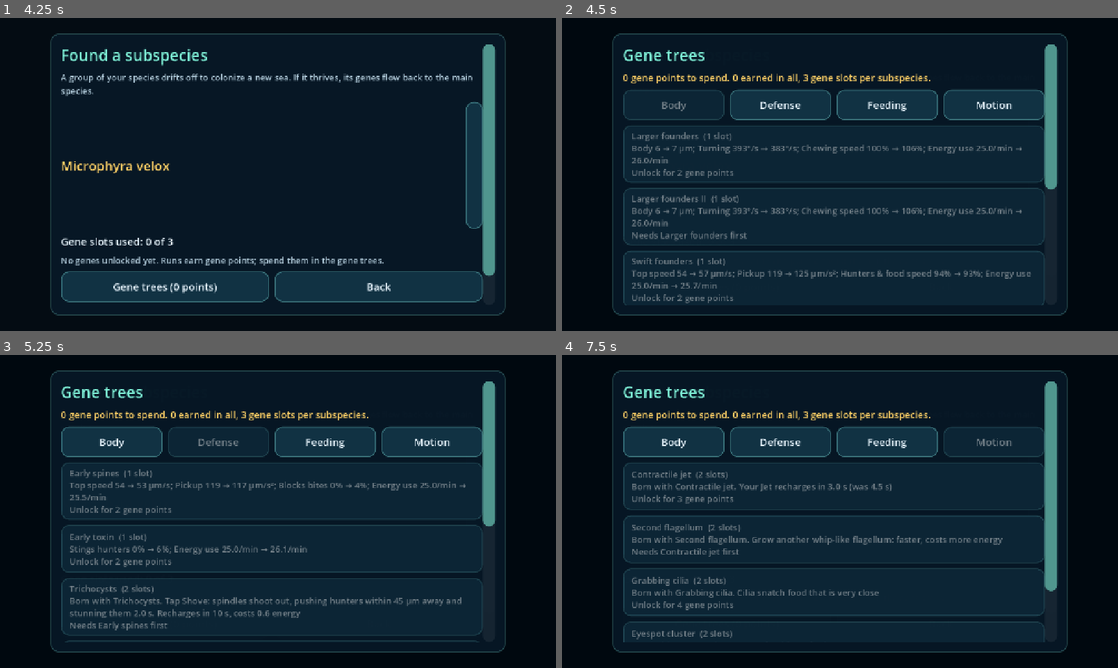
Above: before the commit, frames 1-4 (two rows, left to right).
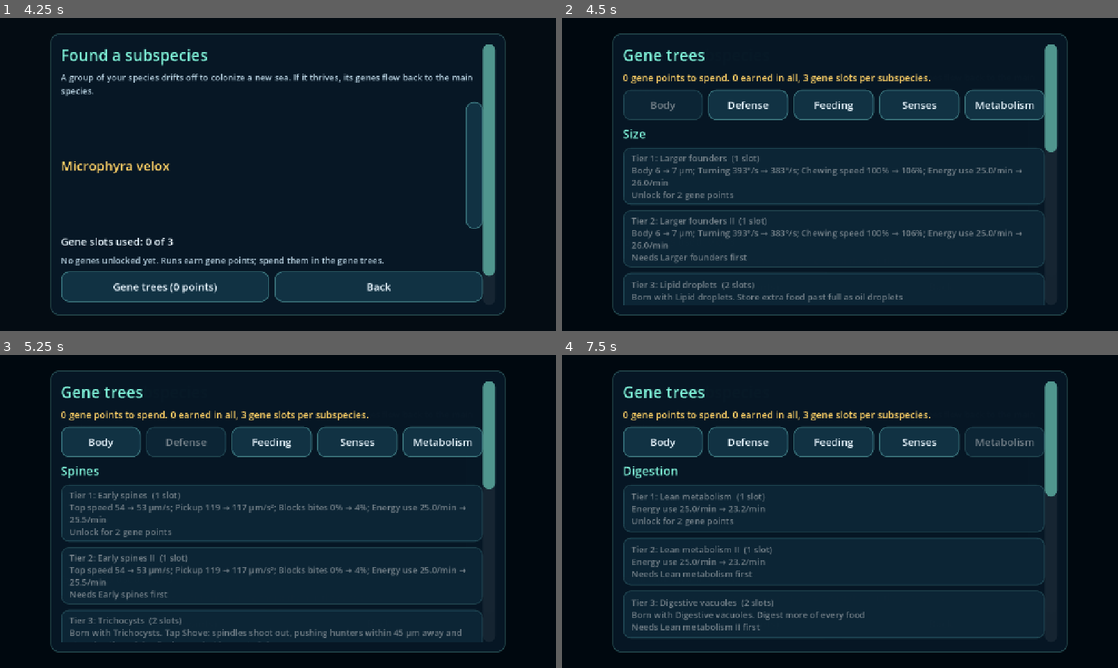
Above: after the commit, the same moments.

Repository: drag0nblad3/Sporelike-
Game: Godot game, scene res://scenes/main.tscn
The game is run twice, just before and just after one commit, with the same random seed, the same clock (stepped at 60 frames per second) and the same inputs.
Inputs (mouse positions are in pixels of both pictures, inside the frame that each line leads up to):
- Up to frame 1 (4.25 s): click "New subspecies" at 0.5 s; click "New name" at 1.25 s; click "New name" at 2 s; click "Begin the run" at 2.75 s; click "Begin the run" at 3.5 s
- Up to frame 2 (4.5 s): click "Gene trees (0 points)" at 4.25 s
- Up to frame 3 (5.25 s): click "Defense" at 5 s
- Up to frame 4 (7.5 s): click "Body" at 5.75 s; click "Feeding" at 6.5 s; click (995, 442) at 7.25 s, where only the run before the commit has a clickable "Motion"

Frame 1 is identical in both runs. In frame 2, 8.4% of the frame differs, in the area x 11-89%, y 22-92%; in frame 3, 8.6%; in frame 4, 8.0%.

Commit message:
Even out the gene trees: five trees, two branches of four tiers each
Body (Size, Speed), Defense (Spines, Toxin), Feeding (Plants, Prey),
Senses (Sight, Reflexes) and Metabolism (Digestion, Chewing). Every
branch runs two stat nudges (1 slot, 2 and 4 points) then two
organelles or a body form (2 slots, 6 and 8 points), so each tree offers
the same choices and value. Each of the five body forms caps one branch;
a subspecies takes at most one form. Evolving an organelle in a run banks
every gene of that organelle up to the level reached.

Co-Authored-By: Claude Opus 5.5 <noreply@anthropic.com>
Claude-Session: https://claude.ai/code/session_01LRZhx3PtBpSDaLwJ1irrCk

Diff:
--- a/scripts/core/gene_bank.gd
+++ b/scripts/core/gene_bank.gd
@@ -26,7 +26,7 @@
 	bank.points = int(data.get("points", 0))
 	bank.lifetime = int(data.get("lifetime", 0))
 	for raw in data.get("unlocked", []):
-		if GeneCatalog.ALL.has(str(raw)):
+		if GeneCatalog.exists(str(raw)):
 			bank.unlocked.append(str(raw))
 	for raw in data.get("last_loadout", []):
 		if bank.has(str(raw)):
@@ -54,17 +54,16 @@
 ## Whether this gene can be bought now: not owned, its parent owned, and
 ## enough points.
 func can_unlock(id: String) -> bool:
-	var row := GeneCatalog.info(id)
-	if row.is_empty() or has(id):
+	if not GeneCatalog.exists(id) or has(id):
 		return false
-	var needs: String = row["needs"]
-	return (needs == "" or has(needs)) and points >= int(row["cost"])
+	var needs := GeneCatalog.needs(id)
+	return (needs == "" or has(needs)) and points >= GeneCatalog.cost(id)
 
 
 func unlock(id: String) -> bool:
 	if not can_unlock(id):
 		return false
-	points -= int(GeneCatalog.info(id)["cost"])
+	points -= GeneCatalog.cost(id)
 	unlocked.append(id)
 	return true
 
@@ -77,8 +76,8 @@
 	lifetime += earned
 	var fresh: Array[String] = []
 	for f in evolved.features:
-		var id := GeneCatalog.for_feature(str(f))
-		if id != "" and not has(id):
-			unlocked.append(id)
-			fresh.append(id)
+		for id in GeneCatalog.for_feature(str(f), evolved.feature(str(f))):
+			if not has(id):
+				unlocked.append(id)
+				fresh.append(id)
 	return fresh
--- a/scripts/core/gene_catalog.gd
+++ b/scripts/core/gene_catalog.gd
@@ -1,104 +1,149 @@
 class_name GeneCatalog
 extends RefCounted
-## Every gene a subspecies can be founded with, in four trees. A gene is
-## either a starting stat nudge (1 slot) or an organelle the founders are
-## born with (2 slots). Each gene costs gene points to unlock in the
-## GeneBank and may need another gene in its tree first.
+## Every gene a subspecies can be founded with. Five trees, each with two
+## branches of four tiers, so every tree offers the same choices and value:
+## tiers 1 and 2 are starting stat nudges (1 slot), tiers 3 and 4 are
+## organelles or a body form the founders are born with (2 slots). Each
+## tier costs the same gene points in every tree and needs the tier below.
 
-const TREES := ["body", "defense", "feeding", "motion"]
+const TREES := ["body", "defense", "feeding", "senses", "metabolism"]
 const TREE_NAMES := {"body": "Body", "defense": "Defense", "feeding": "Feeding",
-	"motion": "Motion"}
-
-## id -> {tree, label, cost, needs, and one of trait/amount, feature, efficiency}
-const ALL := {
-	"big_1": {"tree": "body", "label": "Larger founders", "cost": 2, "needs": "",
-		"trait": "size", "amount": 0.06},
-	"big_2": {"tree": "body", "label": "Larger founders II", "cost": 4, "needs": "big_1",
-		"trait": "size", "amount": 0.06},
-	"swift_1": {"tree": "body", "label": "Swift founders", "cost": 2, "needs": "",
-		"trait": "speed", "amount": 0.06},
-	"swift_2": {"tree": "body", "label": "Swift founders II", "cost": 4, "needs": "swift_1",
-		"trait": "speed", "amount": 0.06},
-	"nimble_1": {"tree": "body", "label": "Nimble founders", "cost": 2, "needs": "",
-		"trait": "agility", "amount": 0.06},
-	"keen_1": {"tree": "body", "label": "Keen founders", "cost": 2, "needs": "",
-		"trait": "sense", "amount": 0.06},
-	"spines_1": {"tree": "defense", "label": "Early spines", "cost": 2, "needs": "",
-		"trait": "armor", "amount": 0.08},
-	"venom_1": {"tree": "defense", "label": "Early toxin", "cost": 2, "needs": "",
-		"trait": "toxin", "amount": 0.08},
-	"trichocysts": {"tree": "defense", "label": "Trichocysts", "cost": 5, "needs": "spines_1",
-		"feature": "trichocysts"},
-	"sticky_coat": {"tree": "defense", "label": "Mucus coat", "cost": 4, "needs": "spines_1",
-		"feature": "sticky_coat"},
-	"toxicysts": {"tree": "defense", "label": "Toxicysts", "cost": 5, "needs": "venom_1",
-		"feature": "toxicysts"},
-	"flash": {"tree": "defense", "label": "Scintillons", "cost": 5, "needs": "",
-		"feature": "flash"},
-	"grazer": {"tree": "feeding", "label": "Grazer gut", "cost": 2, "needs": "",
-		"trait": "diet", "amount": -0.1},
-	"hunter_gut": {"tree": "feeding", "label": "Hunter gut", "cost": 2, "needs": "",
-		"trait": "diet", "amount": 0.1},
-	"jaw_1": {"tree": "feeding", "label": "Firm mouth", "cost": 2, "needs": "",
-		"trait": "jaw", "amount": 0.08},
-	"lean_1": {"tree": "feeding", "label": "Lean metabolism", "cost": 3, "needs": "",
-		"efficiency": 0.25},
-	"gut_lining": {"tree": "feeding", "label": "Digestive vacuoles", "cost": 3, "needs": "",
-		"feature": "gut_lining"},
-	"fat_store": {"tree": "feeding", "label": "Lipid droplets", "cost": 3, "needs": "",
-		"feature": "fat_store"},
-	"chloroplasts": {"tree": "feeding", "label": "Chloroplasts", "cost": 6, "needs": "grazer",
-		"feature": "chloroplasts"},
-	"vent_symbionts": {"tree": "feeding", "label": "Vent symbionts", "cost": 6,
-		"needs": "gut_lining", "feature": "vent_symbionts"},
-	"food_scent": {"tree": "feeding", "label": "Chemoreceptors", "cost": 5,
-		"needs": "gut_lining", "feature": "food_scent"},
-	"jet": {"tree": "motion", "label": "Contractile jet", "cost": 3, "needs": "",
-		"feature": "jet"},
-	"tail_bud": {"tree": "motion", "label": "Second flagellum", "cost": 5, "needs": "jet",
-		"feature": "tail_bud"},
-	"grabbing_cilia": {"tree": "motion", "label": "Grabbing cilia", "cost": 4, "needs": "",
-		"feature": "grabbing_cilia"},
-	"eye_cluster": {"tree": "motion", "label": "Eyespot cluster", "cost": 4,
-		"needs": "grabbing_cilia", "feature": "eye_cluster"},
+	"senses": "Senses", "metabolism": "Metabolism"}
+## tree -> two branches of [name, four gene ids from tier 1 to 4].
+const BRANCHES := {
+	"body": [["Size", ["big_1", "big_2", "fat_store", "form_amoeboid"]],
+		["Speed", ["swift_1", "swift_2", "tail_bud", "form_rod"]]],
+	"defense": [["Spines", ["spines_1", "spines_2", "trichocysts", "form_shelled"]],
+		["Toxin", ["venom_1", "venom_2", "toxicysts", "toxicysts_2"]]],
+	"feeding": [["Plants", ["grazer_1", "grazer_2", "chloroplasts", "form_disc"]],
+		["Prey", ["hunter_1", "hunter_2", "sticky_coat", "food_scent"]]],
+	"senses": [["Sight", ["keen_1", "keen_2", "eye_cluster", "flash"]],
+		["Reflexes", ["nimble_1", "nimble_2", "jet", "form_spiral"]]],
+	"metabolism": [["Digestion", ["lean_1", "lean_2", "gut_lining", "vent_symbionts"]],
+		["Chewing", ["jaw_1", "jaw_2", "grabbing_cilia", "gut_lining_2"]]],
+}
+## Gene points and slots by tier (1 to 4).
+const COST := [2, 4, 6, 8]
+const SLOTS := [1, 1, 2, 2]
+## id -> [label, kind ("trait", "feature" or "efficiency"), what, amount].
+## Feature amounts are the level the founders are born with.
+const GENES := {
+	"big_1": ["Larger founders", "trait", "size", 0.06],
+	"big_2": ["Larger founders II", "trait", "size", 0.06],
+	"swift_1": ["Swift founders", "trait", "speed", 0.06],
+	"swift_2": ["Swift founders II", "trait", "speed", 0.06],
+	"spines_1": ["Early spines", "trait", "armor", 0.08],
+	"spines_2": ["Early spines II", "trait", "armor", 0.08],
+	"venom_1": ["Early toxin", "trait", "toxin", 0.08],
+	"venom_2": ["Early toxin II", "trait", "toxin", 0.08],
+	"grazer_1": ["Grazer gut", "trait", "diet", -0.08],
+	"grazer_2": ["Grazer gut II", "trait", "diet", -0.08],
+	"hunter_1": ["Hunter gut", "trait", "diet", 0.08],
+	"hunter_2": ["Hunter gut II", "trait", "diet", 0.08],
+	"keen_1": ["Keen founders", "trait", "sense", 0.06],
+	"keen_2": ["Keen founders II", "trait", "sense", 0.06],
+	"nimble_1": ["Nimble founders", "trait", "agility", 0.06],
+	"nimble_2": ["Nimble founders II", "trait", "agility", 0.06],
+	"jaw_1": ["Firm mouth", "trait", "jaw", 0.08],
+	"jaw_2": ["Firm mouth II", "trait", "jaw", 0.08],
+	"lean_1": ["Lean metabolism", "efficiency", "", 0.15],
+	"lean_2": ["Lean metabolism II", "efficiency", "", 0.15],
+	"fat_store": ["Lipid droplets", "feature", "fat_store", 1],
+	"tail_bud": ["Second flagellum", "feature", "tail_bud", 1],
+	"trichocysts": ["Trichocysts", "feature", "trichocysts", 1],
+	"toxicysts": ["Toxicysts", "feature", "toxicysts", 1],
+	"toxicysts_2": ["Toxicysts II", "feature", "toxicysts", 2],
+	"chloroplasts": ["Chloroplasts", "feature", "chloroplasts", 1],
+	"sticky_coat": ["Mucus coat", "feature", "sticky_coat", 1],
+	"food_scent": ["Chemoreceptors", "feature", "food_scent", 1],
+	"eye_cluster": ["Eyespot cluster", "feature", "eye_cluster", 1],
+	"flash": ["Scintillons", "feature", "flash", 1],
+	"jet": ["Contractile jet", "feature", "jet", 1],
+	"gut_lining": ["Digestive vacuoles", "feature", "gut_lining", 1],
+	"gut_lining_2": ["Digestive vacuoles II", "feature", "gut_lining", 2],
+	"vent_symbionts": ["Vent symbionts", "feature", "vent_symbionts", 1],
+	"grabbing_cilia": ["Grabbing cilia", "feature", "grabbing_cilia", 1],
+	"form_amoeboid": ["Amoeboid form", "feature", "form_amoeboid", 1],
+	"form_rod": ["Rod form", "feature", "form_rod", 1],
+	"form_shelled": ["Shelled form", "feature", "form_shelled", 1],
+	"form_disc": ["Disc form", "feature", "form_disc", 1],
+	"form_spiral": ["Spiral form", "feature", "form_spiral", 1],
 }
 
 
-static func info(id: String) -> Dictionary:
-	return ALL.get(id, {})
+static func exists(id: String) -> bool:
+	return GENES.has(id)
 
 
-static func in_tree(tree: String) -> Array[String]:
+static func count() -> int:
+	return GENES.size()
+
+
+static func label(id: String) -> String:
+	return str(GENES[id][0]) if exists(id) else id
+
+
+## Tier 1 to 4, from the gene's place in its branch.
+static func tier(id: String) -> int:
+	for tree in BRANCHES:
+		for branch in BRANCHES[tree]:
+			var ids: Array = branch[1]
+			if id in ids:
+				return ids.find(id) + 1
+	return 1
+
+
+static func cost(id: String) -> int:
+	return int(COST[tier(id) - 1])
+
+
+static func slots(id: String) -> int:
+	return int(SLOTS[tier(id) - 1])
+
+
+## The gene below this one in its branch, or "" for tier 1.
+static func needs(id: String) -> String:
+	for tree in BRANCHES:
+		for branch in BRANCHES[tree]:
+			var ids: Array = branch[1]
+			var at := ids.find(id)
+			if at > 0:
+				return str(ids[at - 1])
+	return ""
+
+
+static func feature_of(id: String) -> String:
+	return str(GENES[id][2]) if exists(id) and str(GENES[id][1]) == "feature" else ""
+
+
+## Body forms exclude each other: a subspecies takes at most one.
+static func is_form(id: String) -> bool:
+	return feature_of(id).begins_with("form_")
+
+
+## Genes unlocked for free when a subspecies evolves this organelle to
+## this level during its run.
+static func for_feature(feature_id: String, level: int) -> Array[String]:
 	var list: Array[String] = []
-	for id in ALL:
-		if str(ALL[id]["tree"]) == tree:
+	for id in GENES:
+		var row: Array = GENES[id]
+		if str(row[1]) == "feature" and str(row[2]) == feature_id and int(row[3]) <= level:
 			list.append(id)
 	return list
-
-
-## Slots this gene takes in a subspecies: organelles take two.
-static func slots(id: String) -> int:
-	return 2 if info(id).has("feature") else 1
-
-
-## The gene that unlocks for free when a subspecies evolves this organelle
-## during its run, or "" if none.
-static func for_feature(feature_id: String) -> String:
-	for id in ALL:
-		if str(ALL[id].get("feature", "")) == feature_id:
-			return id
-	return ""
 
 
 ## Applies the chosen genes to a founder genome.
 static func apply(genome: Genome, ids: Array) -> void:
 	for raw in ids:
-		var row := info(str(raw))
-		if row.has("trait"):
-			var t: String = row["trait"]
-			genome.values[t] = clampf(float(genome.values[t]) + float(row["amount"]), 0.0, 1.0)
-		elif row.has("feature"):
-			var f: String = row["feature"]
-			genome.features[f] = maxi(genome.feature(f), 1)
-		elif row.has("efficiency"):
-			genome.efficiency = minf(genome.efficiency + float(row["efficiency"]), 1.0)
+		var id := str(raw)
+		if not exists(id):
+			continue
+		var row: Array = GENES[id]
+		var what: String = row[2]
+		match str(row[1]):
+			"trait":
+				genome.values[what] = clampf(float(genome.values[what]) + float(row[3]), 0.0, 1.0)
+			"feature":
+				genome.features[what] = maxi(genome.feature(what), int(row[3]))
+			"efficiency":
+				genome.efficiency = minf(genome.efficiency + float(row[3]), 1.0)
--- a/scripts/core/gene_text.gd
+++ b/scripts/core/gene_text.gd
@@ -6,24 +6,22 @@
 
 ## "Body 6 → 7 µm; Energy use 24.7 → 26.8/min", or the organelle's effect.
 static func effect(id: String) -> String:
-	var row := GeneCatalog.info(id)
-	if row.has("feature"):
-		var f: String = row["feature"]
-		var before := Genome.new()
-		var after := before.copy()
-		GeneCatalog.apply(after, [id])
-		var text := Feature.effect(f)
-		if Ability.is_ability(f):
-			text = Ability.card_text(f, after.feature(f), before.feature(f))
-		return "Born with %s. %s" % [Feature.label(f), text]
-	var base := Genome.new()
-	var changed := base.copy()
-	GeneCatalog.apply(changed, [id])
-	return "; ".join(StatSheet.changes(base, changed))
+	var before := Genome.new()
+	var after := before.copy()
+	GeneCatalog.apply(after, [id])
+	var f := GeneCatalog.feature_of(id)
+	if f == "":
+		return "; ".join(StatSheet.changes(before, after))
+	var text := Feature.effect(f)
+	if Ability.is_ability(f):
+		text = Ability.card_text(f, after.feature(f), before.feature(f))
+	var level := after.feature(f)
+	var title := Feature.label(f) if level == 1 else "%s level %d" % [Feature.label(f), level]
+	return "Born with %s. %s" % [title, text]
 
 
 static func label(id: String) -> String:
-	return str(GeneCatalog.info(id).get("label", id))
+	return GeneCatalog.label(id)
 
 
 ## "2 slots" / "1 slot".
--- a/scripts/main.gd
+++ b/scripts/main.gd
@@ -122,6 +122,6 @@
 	var trees := GeneTreeScreen.new()
 	add_child(trees)
 	trees.open(bank)
-	print("smoke: gene trees open, %d genes" % GeneCatalog.ALL.size())
+	print("smoke: gene trees open, %d genes" % GeneCatalog.count())
 	trees.queue_free()
 	_creator.visible = false
--- a/scripts/screenshot_tour.gd
+++ b/scripts/screenshot_tour.gd
@@ -177,7 +177,7 @@
 	var bank := GeneBank.new()
 	bank.points = 12
 	bank.lifetime = 24
-	for id in ["big_1", "spines_1", "trichocysts", "jet", "gut_lining"]:
+	for id in ["big_1", "spines_1", "spines_2", "trichocysts", "nimble_1", "nimble_2", "jet"]:
 		bank.unlocked.append(id)
 	creator.open(bank)
 	creator.call("_toggle", "trichocysts")
--- a/scripts/ui/gene_tree_screen.gd
+++ b/scripts/ui/gene_tree_screen.gd
@@ -1,8 +1,9 @@
 class_name GeneTreeScreen
 extends MenuPanel
 ## The main species' gene trees: spend gene points from subspecies runs to
-## unlock genes. One tree shows at a time (tabs along the top); each gene
-## says what it gives, what it costs, and what it needs first. Saves the
+## unlock genes. One tree shows at a time (tabs along the top), as two
+## branches of four tiers; each gene says what it gives, what it costs, and
+## what it needs first. Saves the
 ## bank after every unlock.
 
 signal closed
@@ -27,8 +28,10 @@
 		var t: String = tree
 		var tab := button(str(GeneCatalog.TREE_NAMES[t]), func() -> void: _show_tree(t), tabs)
 		tab.disabled = t == _tree
-	for id in GeneCatalog.in_tree(_tree):
-		_add_gene(id)
+	for branch in GeneCatalog.BRANCHES[_tree]:
+		label(str(branch[0]), 28, UiTheme.ACCENT)
+		for raw in branch[1]:
+			_add_gene(str(raw))
 	button("Done", func() -> void: _close())
 
 
@@ -38,17 +41,16 @@
 
 
 func _add_gene(id: String) -> void:
-	var row_info := GeneCatalog.info(id)
-	var needs: String = row_info["needs"]
+	var needs := GeneCatalog.needs(id)
 	var state := ""
 	if bank.has(id):
 		state = "Unlocked"
 	elif needs != "" and not bank.has(needs):
 		state = "Needs %s first" % GeneText.label(needs)
 	else:
-		state = "Unlock for %d gene points" % int(row_info["cost"])
-	var text := "%s  (%s)\n%s\n%s" % [GeneText.label(id), GeneText.slot_text(id),
-		GeneText.effect(id), state]
+		state = "Unlock for %d gene points" % GeneCatalog.cost(id)
+	var text := "Tier %d: %s  (%s)\n%s\n%s" % [GeneCatalog.tier(id), GeneText.label(id),
+		GeneText.slot_text(id), GeneText.effect(id), state]
 	var b := button(text, func() -> void: _unlock(id))
 	b.alignment = HORIZONTAL_ALIGNMENT_LEFT
 	b.custom_minimum_size.y = 110
--- a/scripts/ui/subspecies_creator.gd
+++ b/scripts/ui/subspecies_creator.gd
@@ -69,15 +69,33 @@
 	b.alignment = HORIZONTAL_ALIGNMENT_LEFT
 	b.custom_minimum_size.y = 96
 	b.add_theme_font_size_override("font_size", 20)
-	b.disabled = not on and used_slots() + GeneCatalog.slots(id) > bank.slots()
+	b.disabled = not on and used_slots() + GeneCatalog.slots(id) - _form_slots(id) > bank.slots()
 	if on:
 		b.add_theme_color_override("font_color", UiTheme.GAIN)
+
+
+## Slots freed if choosing this gene swaps out the current body form.
+func _form_slots(id: String) -> int:
+	if not GeneCatalog.is_form(id):
+		return 0
+	var freed := 0
+	for other in _chosen:
+		if GeneCatalog.is_form(other):
+			freed += GeneCatalog.slots(other)
+	return freed
 
 
 func _toggle(id: String) -> void:
 	if id in _chosen:
 		_chosen.erase(id)
-	elif used_slots() + GeneCatalog.slots(id) <= bank.slots():
+		_refresh()
+		return
+	# Body forms exclude each other: picking one swaps out any other.
+	if GeneCatalog.is_form(id):
+		for other in _chosen.duplicate():
+			if GeneCatalog.is_form(other):
+				_chosen.erase(other)
+	if used_slots() + GeneCatalog.slots(id) <= bank.slots():
 		_chosen.append(id)
 	_refresh()
 
